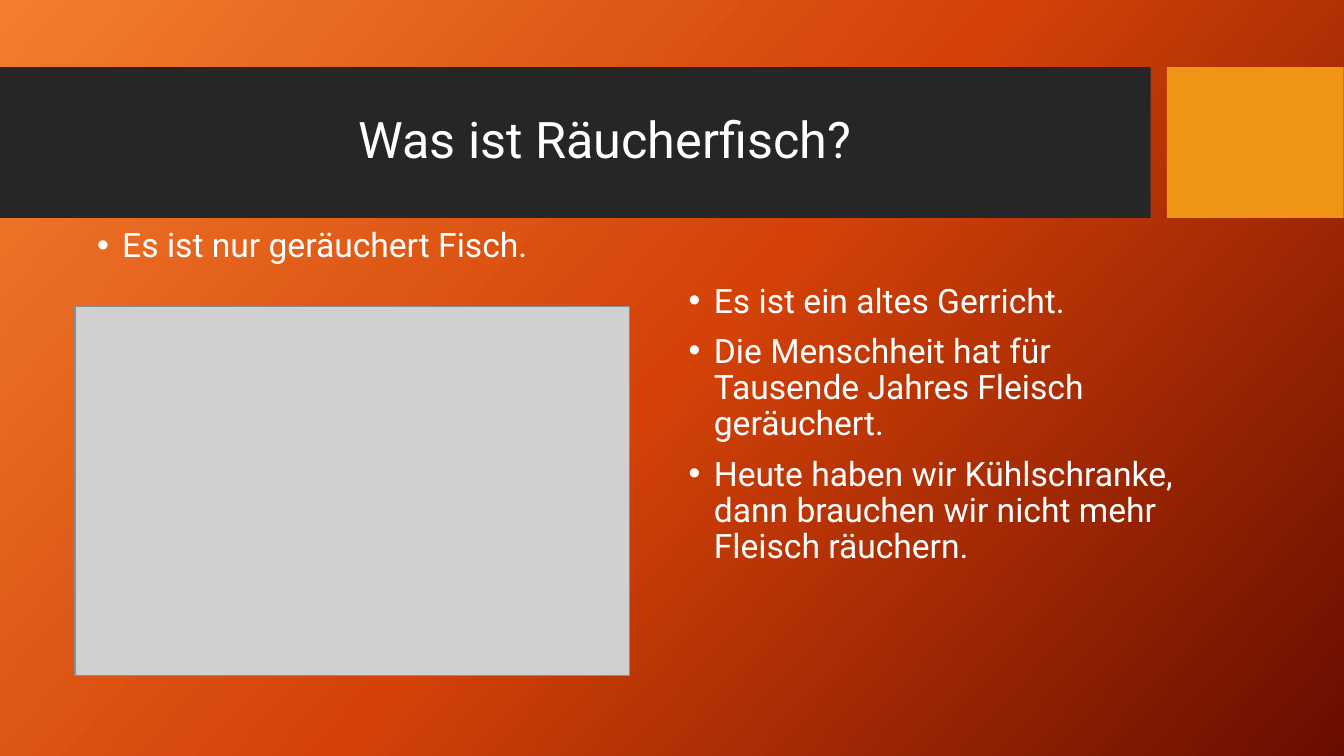
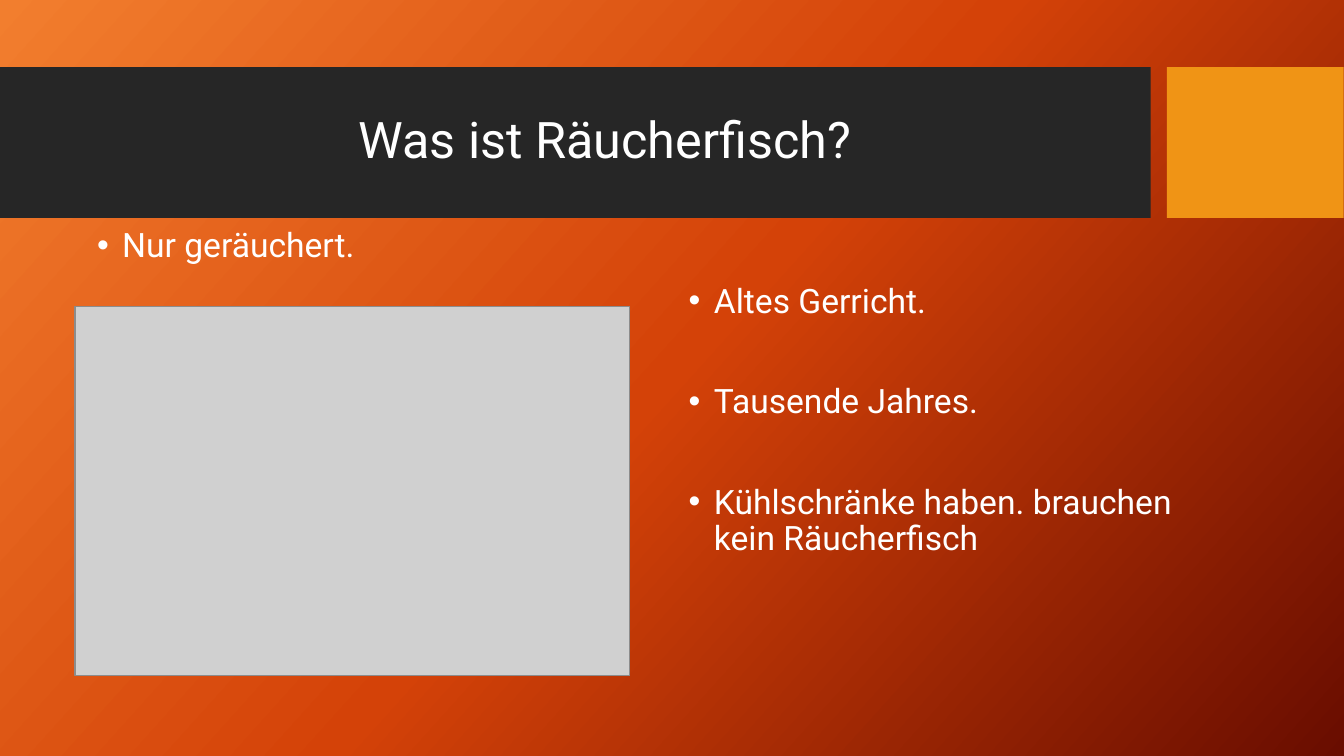
Before and after one commit to ClarkGuilty/2017, a slide deck: slide 2 of otrasMaterias/Präsentation.pptx (slide 3 before the commit). Drawn at 1344x756 pixels with LibreOffice and Linux fonts; fonts in the diff are those of the drawing; grey boxes stand for pictures; background and template pictures are left out. Boxes give left, top, right and bottom in pixels: in the first picture for what was removed or moved away, otherwise in the second. Text is boxed around its words. In the diff, an @@ line names an element or a change of style, - is before the commit and + after.

```diff
--- a/otrasMaterias/Präsentation.pptx
+++ b/otrasMaterias/Präsentation.pptx
@@ text at bbox=[122, 231, 354, 264]: text changed @@
-• Es ist nur geräuchert Fisch.
+• Nur geräuchert.
@@ text at bbox=[714, 287, 1172, 551]: text changed @@
-• Es ist ein altes Gerricht.
-• Die Menschheit hat für Tausende Jahres Fleisch geräuchert.
-• Heute haben wir Kühlschranke, dann brauchen wir nicht mehr Fleisch räuchern.
+• Altes Gerricht.
+• Tausende Jahres.
+• Kühlschränke haben. brauchen kein Räucherfisch
```
Also in this commit, not shown: 3 other slides changed, 1 slide removed, 7 other files.
